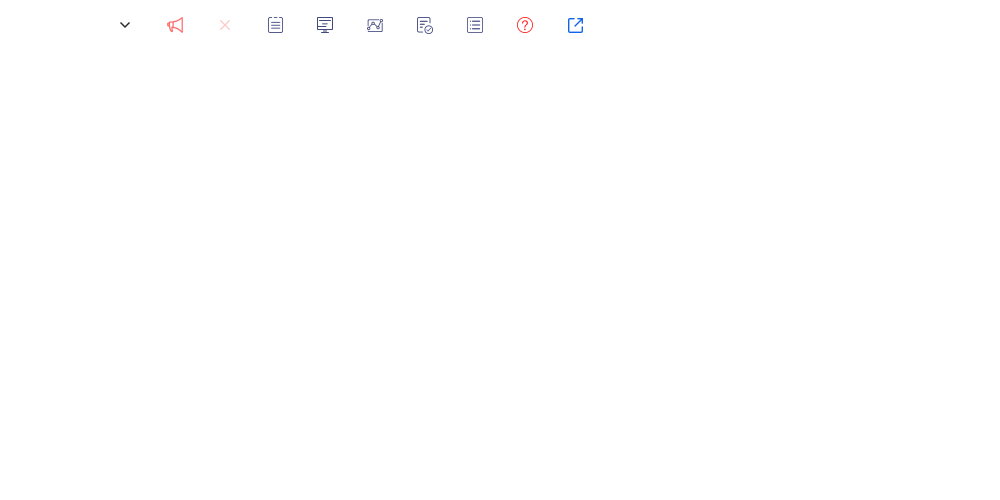
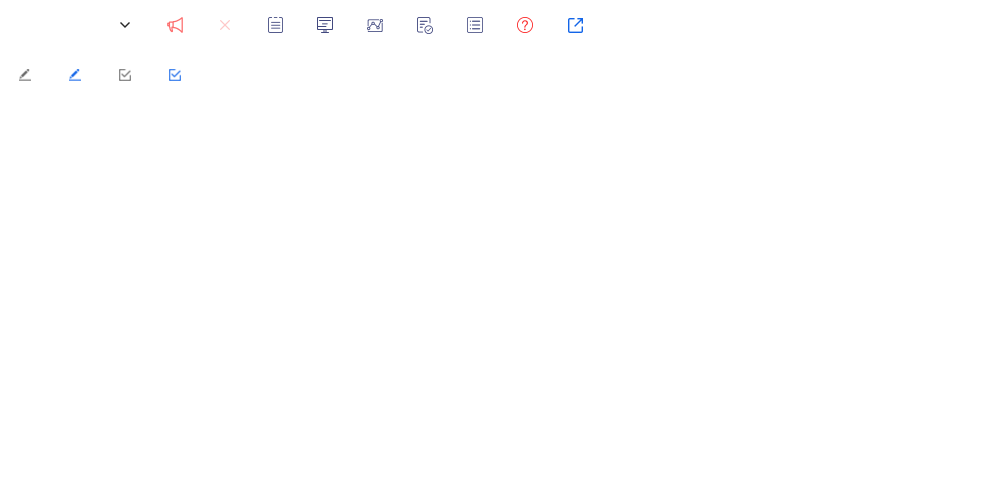
Two versions of the same layered image (1000 x 500). Layer-by-layer changes:
added layer "icon-saveon" above "icon-save" over [169, 69, 181, 81]
added layer "icon-save" above "icon-editon" over [119, 69, 131, 81]
added layer "icon-editon" above "icon-edit" over [69, 69, 81, 81]
added layer "icon-edit" above "组 2" over [19, 69, 31, 81]
